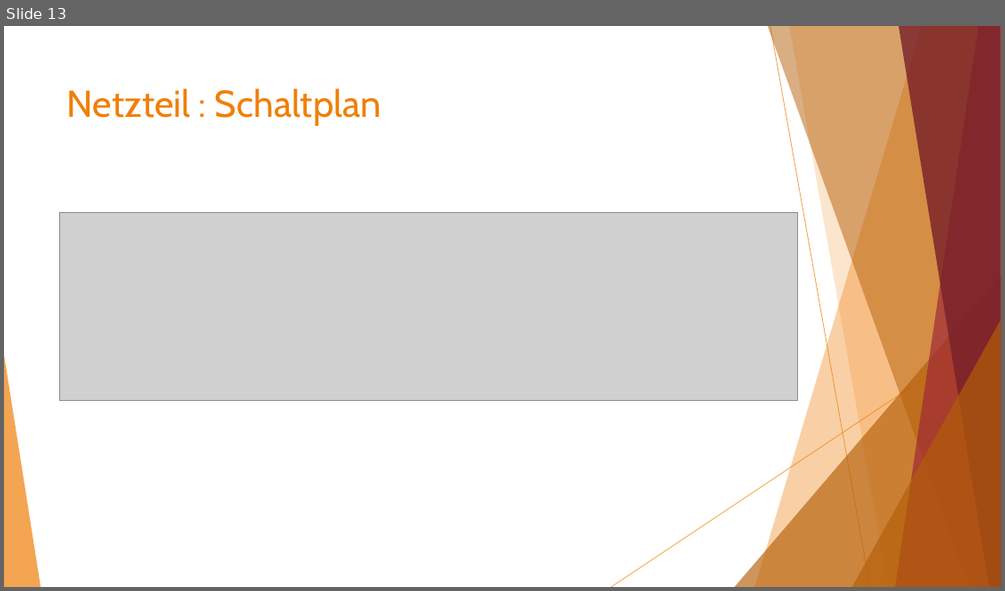
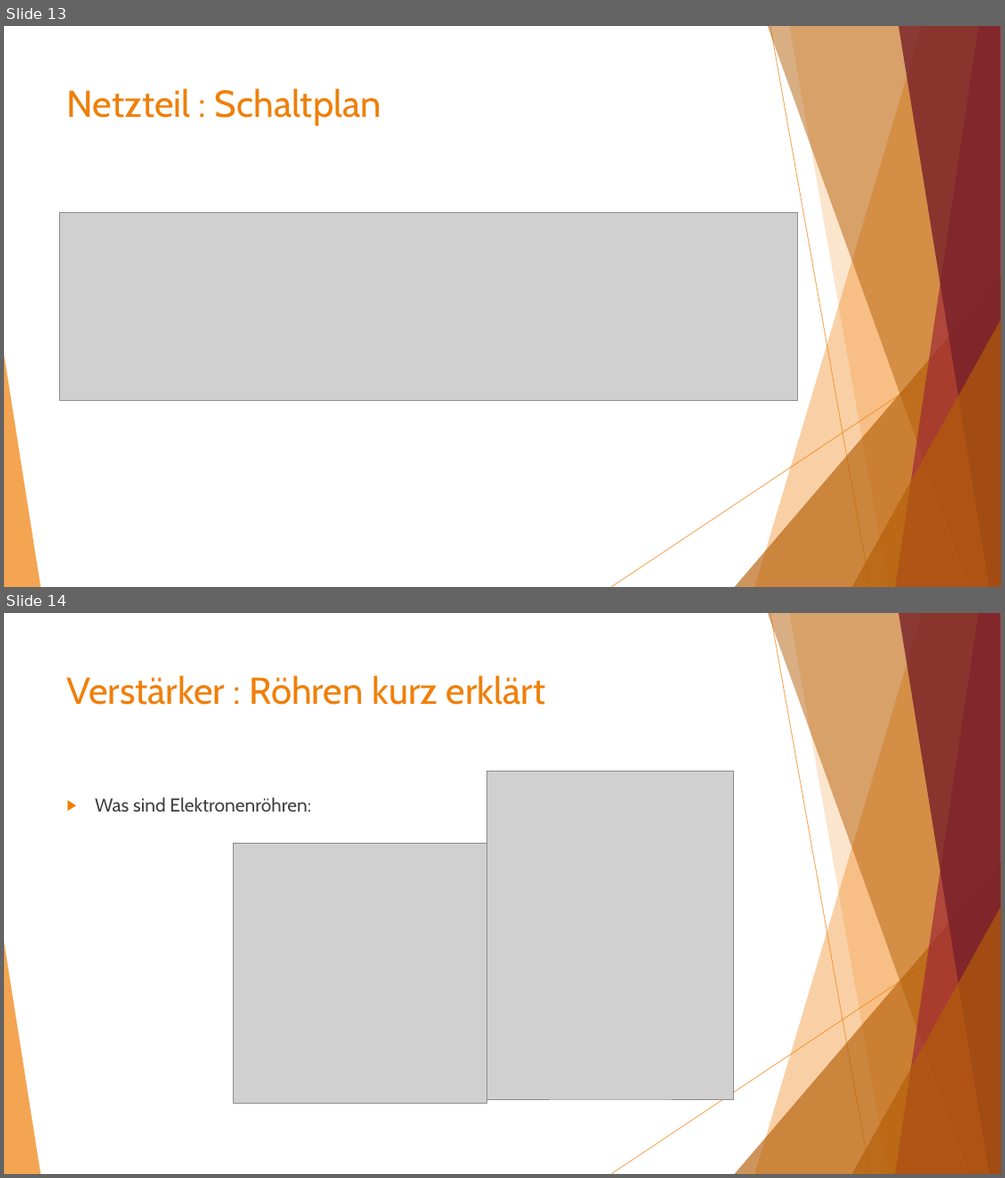
Before and after one commit to Staudi14/tube-amplifier, a slide deck: Präsentation/Röhrenverstärker.pptx. Shown one above the other, each under a label of ours: slide 13 before the commit, slides 13 and 14 after it. The pictures are 1005x591 and 1005x1178 pixels, drawn with LibreOffice and Linux fonts; fonts in the diff are those of the drawing; grey boxes stand for pictures. Boxes give left, top, right and bottom in pixels: in the first picture for what was removed or moved away, otherwise in the second. Text is boxed around its words. In the diff, an @@ line names an element or a change of style, - is before the commit and + after.

```diff
--- a/Präsentation/Röhrenverstärker.pptx
+++ b/Präsentation/Röhrenverstärker.pptx
@@ slide 14 added at box(4, 613, 1001, 1174), background #FFFFFF; not listed: 10 template elements that a slide beside it also shows @@
@@ title added at box(67, 675, 545, 705), 36 pt, text #F07F09 @@
+Verstärker : Röhren kurz erklärt
@@ picture added at box(487, 771, 734, 1099) @@
@@ text added at box(95, 797, 311, 811), 18 pt, text #404040 @@
+▶ Was sind Elektronenröhren:
@@ picture added at box(234, 844, 487, 1103) @@
```
Also in this commit, not shown: 3 other slides added, 3 other files.
